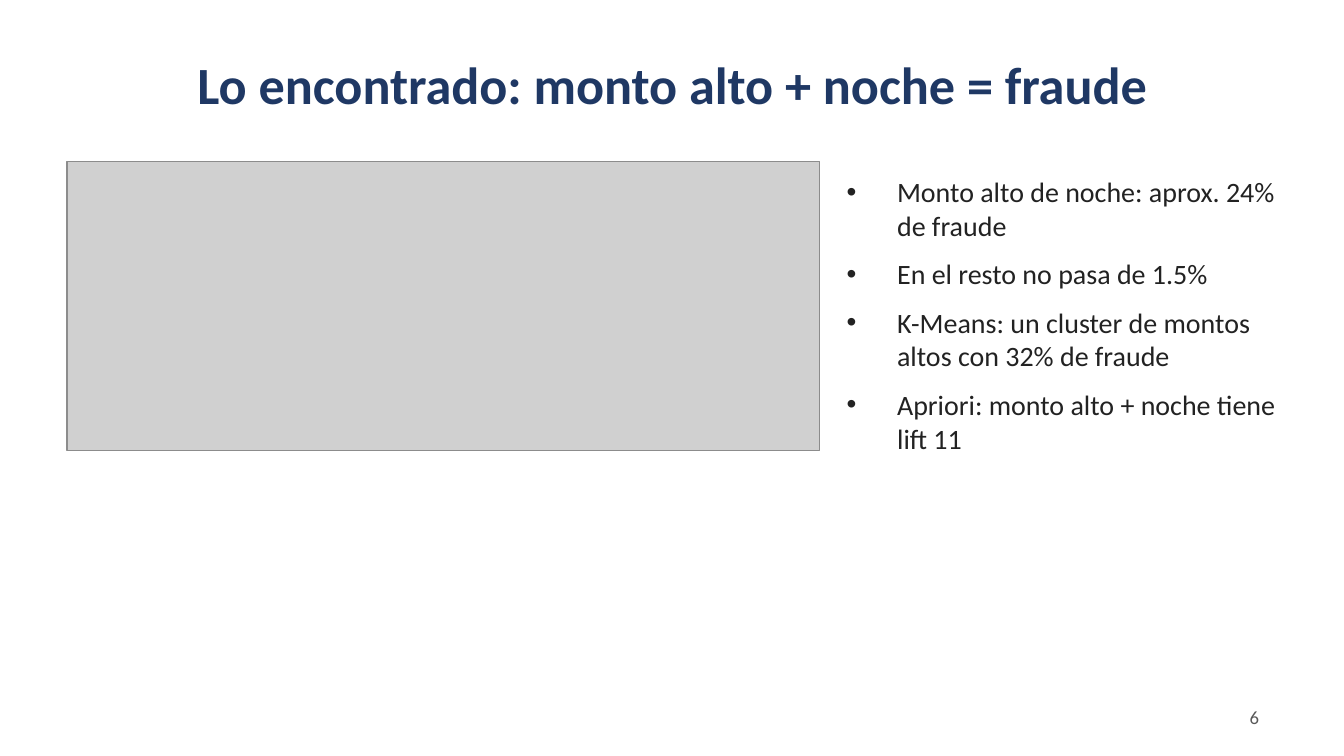
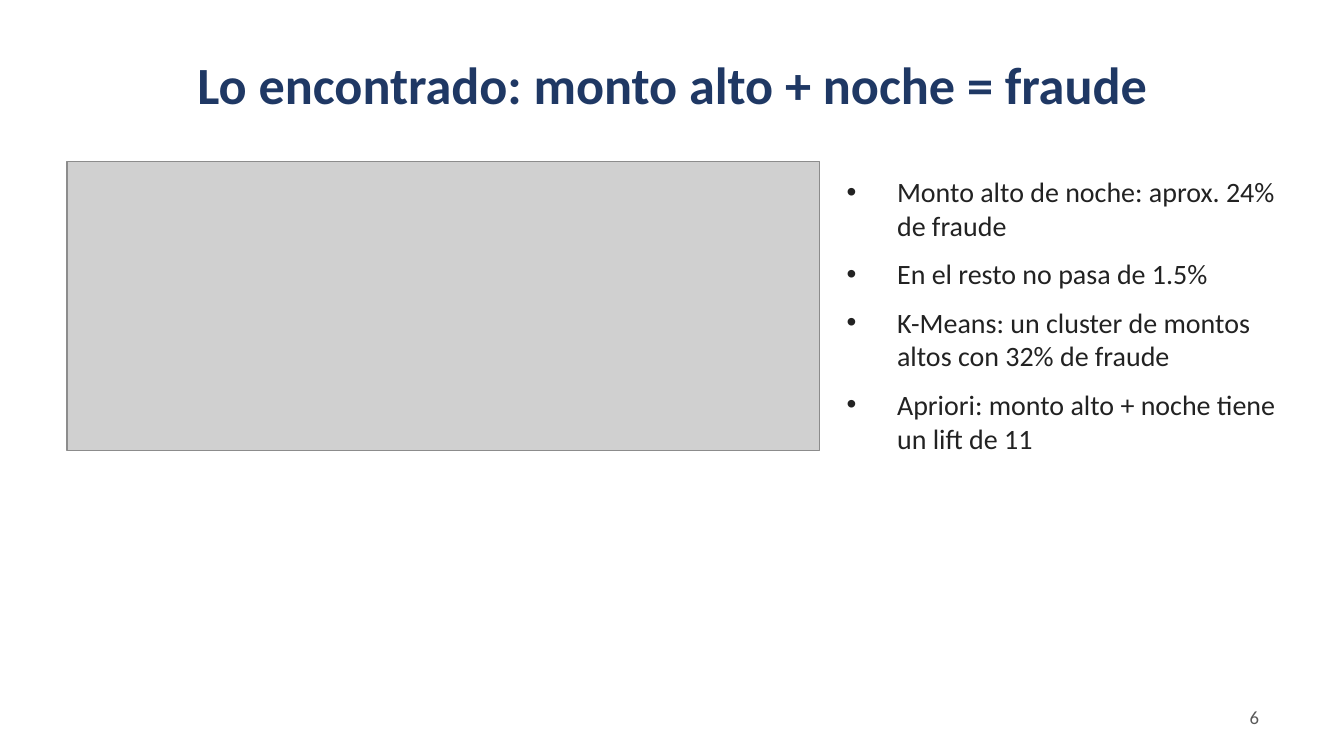
Before and after one commit to kg-alvarado/Project_fraude_kdd, a slide deck: slide 6 of presentacion/presentacion_defensa.pptx. Drawn at 1344x756 pixels with LibreOffice and Linux fonts; fonts in the diff are those of the drawing; grey boxes stand for pictures. Boxes give left, top, right and bottom in pixels: in the first picture for what was removed or moved away, otherwise in the second. Text is boxed around its words. In the diff, an @@ line names an element or a change of style, - is before the commit and + after.

```diff
--- a/presentacion/presentacion_defensa.pptx
+++ b/presentacion/presentacion_defensa.pptx
@@ text at (x1=897, y1=395, x2=1275, y2=449): text changed @@
-• Apriori: monto alto + noche tiene lift 11
+• Apriori: monto alto + noche tiene un lift de 11
```
Also in this commit, not shown: 9 other slides changed.
